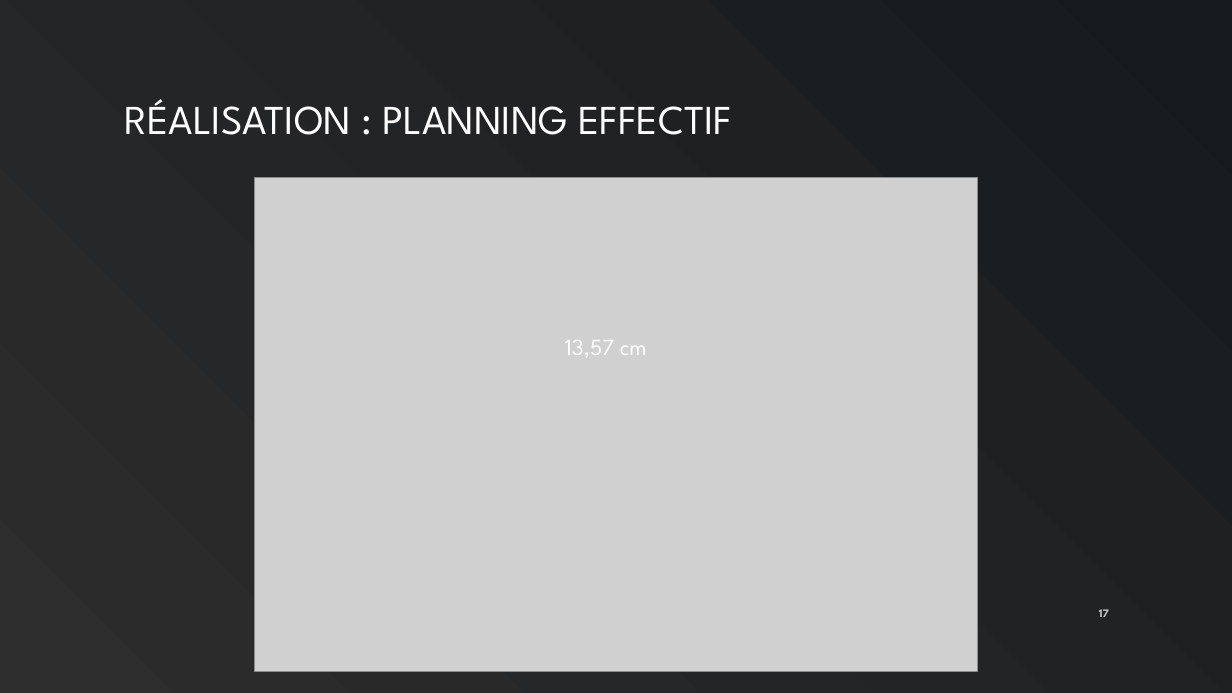
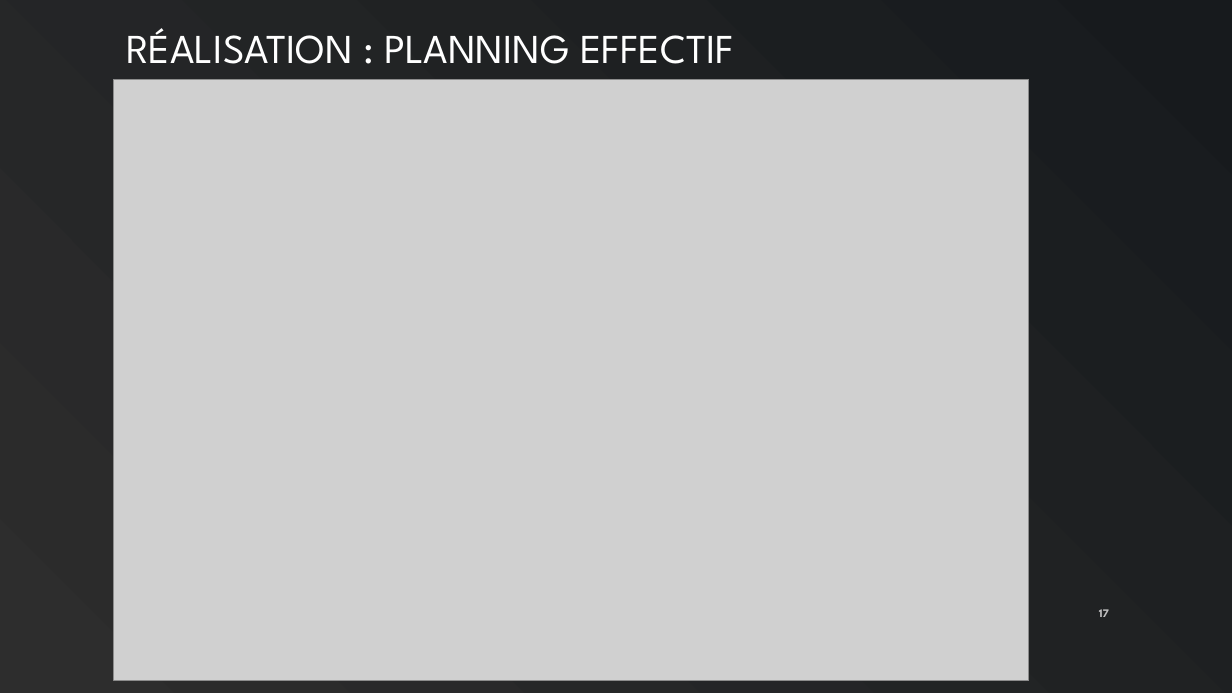
Before and after one commit to AldwynN/RP_TPI_2019, a slide deck: slide 17 of docs/Presentation/PR_Presentation_DirectProd.pptx. Drawn at 1232x693 pixels with LibreOffice and Linux fonts; fonts in the diff are those of the drawing; grey boxes stand for pictures. Boxes give left, top, right and bottom in pixels: in the first picture for what was removed or moved away, otherwise in the second. Text is boxed around its words. In the diff, an @@ line names an element or a change of style, - is before the commit and + after.

```diff
--- a/docs/Presentation/PR_Presentation_DirectProd.pptx
+++ b/docs/Presentation/PR_Presentation_DirectProd.pptx
@@ title "RÉALISATION : PLANNING EFFECTIF": place and size @@
-title "RÉALISATION : PLANNING EFFECTIF" at box(125, 99, 732, 135)
+title "RÉALISATION : PLANNING EFFECTIF" at box(126, 28, 734, 64)
@@ picture: place and size @@
-picture at box(254, 177, 978, 671)
+picture at box(114, 79, 1029, 681)
@@ text removed at box(565, 340, 647, 356) @@
-13,57 cm
```
Also in this commit, not shown: 4 other slides changed, 1 other file.
